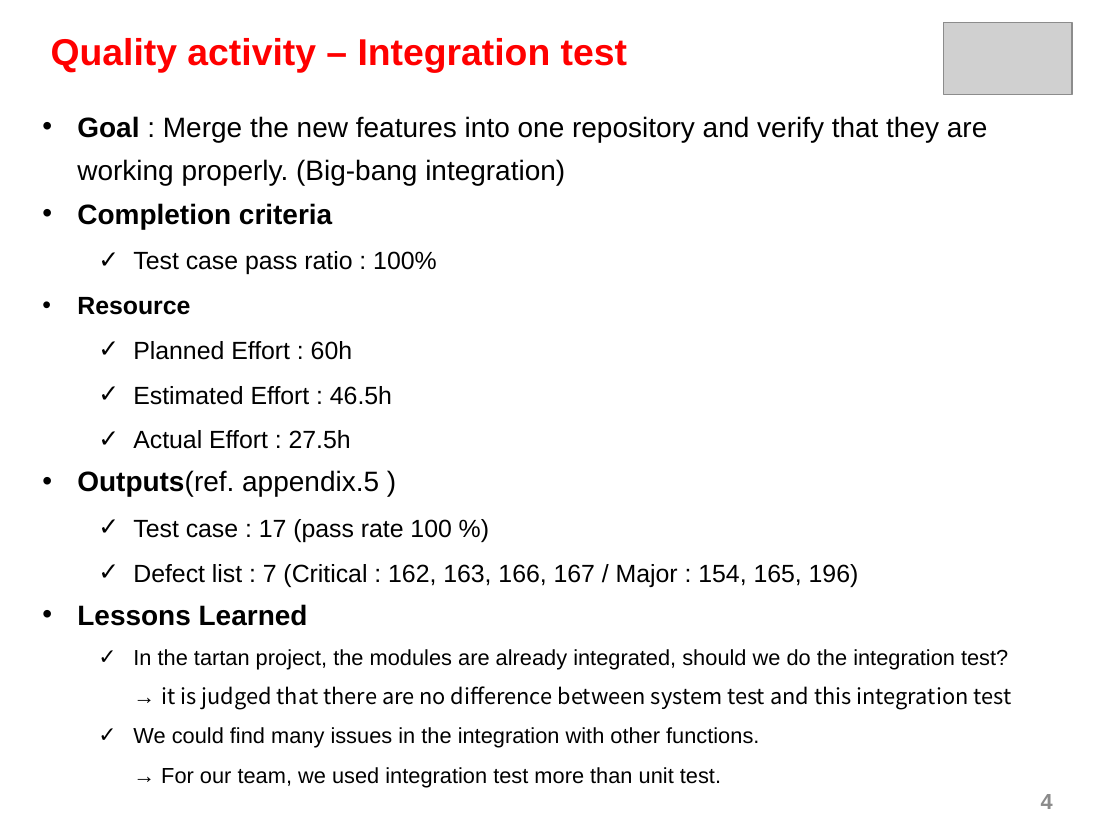
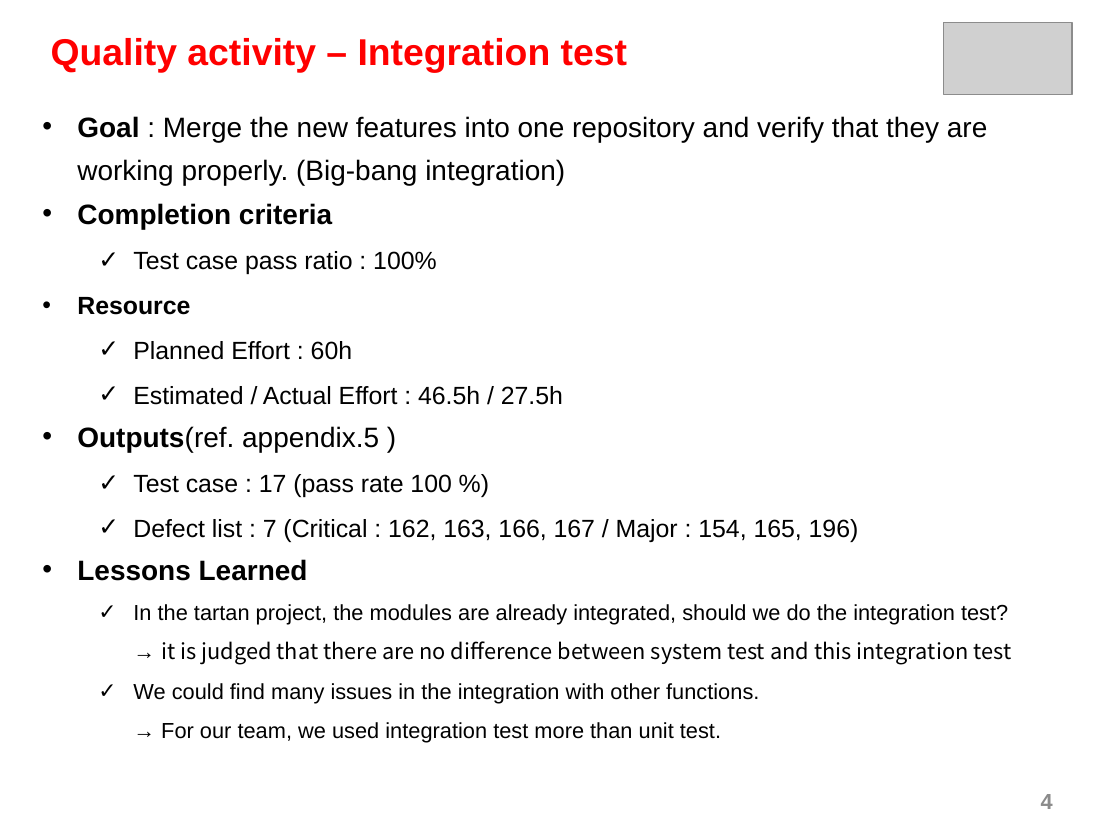
Before and after one commit to sunghochin/share_doc, a slide deck: slide 4 of final-presentation/bts_final-presentaion_0801_draft3_HY.pptx. Drawn at 1120x840 pixels with LibreOffice and Linux fonts; fonts in the diff are those of the drawing; grey boxes stand for pictures. Boxes give left, top, right and bottom in pixels: in the first picture for what was removed or moved away, otherwise in the second. Text is boxed around its words. In the diff, an @@ line names an element or a change of style, - is before the commit and + after.

```diff
--- a/final-presentation/bts_final-presentaion_0801_draft3_HY.pptx
+++ b/final-presentation/bts_final-presentaion_0801_draft3_HY.pptx
@@ text at box(133, 386, 563, 405): text changed @@
-  ✓ Estimated Effort : 46.5h
-  ✓ Actual Effort : 27.5h
+  ✓ Estimated / Actual Effort : 46.5h / 27.5h
```
Also in this commit, not shown: 1 other slide changed, 1 slide added.
